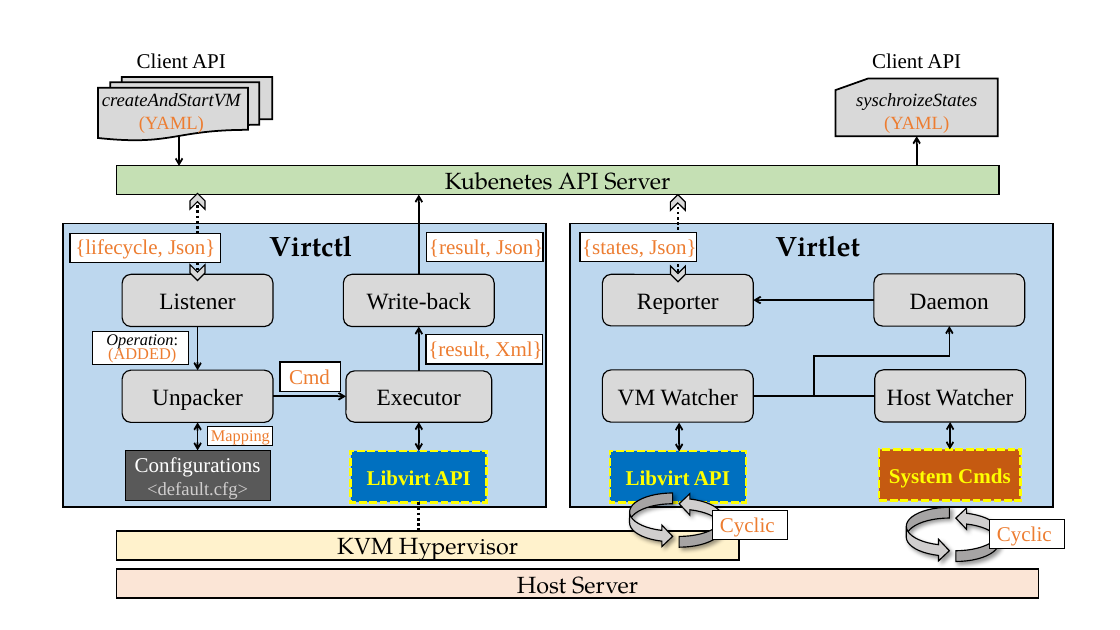
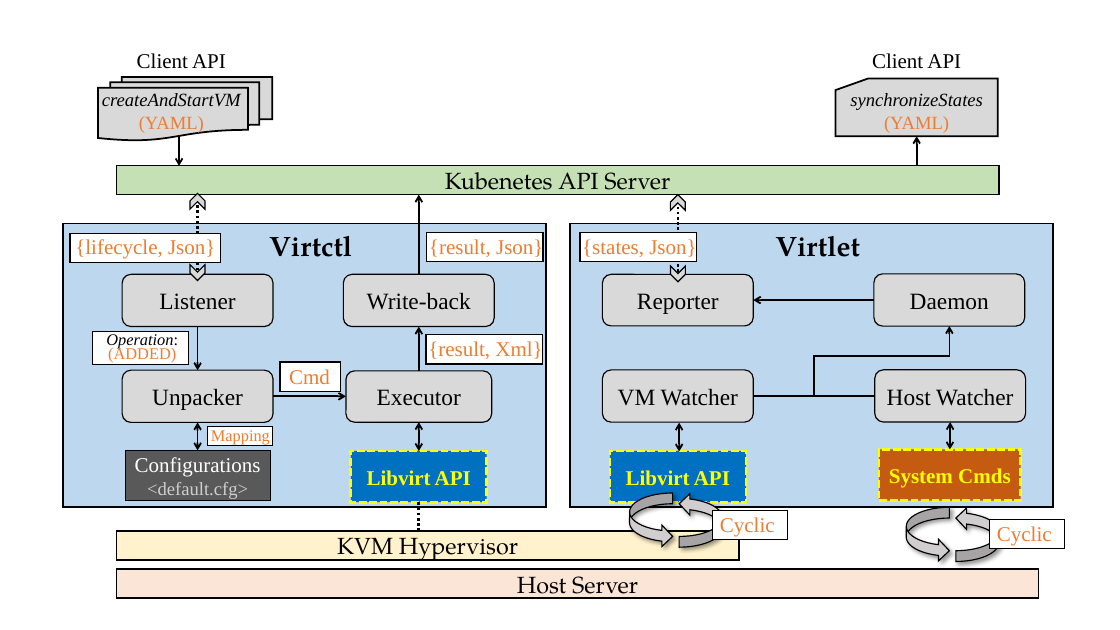
Before and after one commit to zwjhuhu/kubevmm, a slide deck: slide 1 of docs/design/Kubevirt backend design.pptx. Drawn at 1120x630 pixels with LibreOffice and Linux fonts; fonts in the diff are those of the drawing. Boxes give left, top, right and bottom in pixels: in the first picture for what was removed or moved away, otherwise in the second. Text is boxed around its words. In the diff, an @@ line names an element or a change of style, - is before the commit and + after.

```diff
--- a/docs/design/Kubevirt backend design.pptx
+++ b/docs/design/Kubevirt backend design.pptx
@@ text at [850,93,983,110]: text changed @@
-syschroizeStates
+synchronizeStates
```
Also in this commit, not shown: 1 other file.
